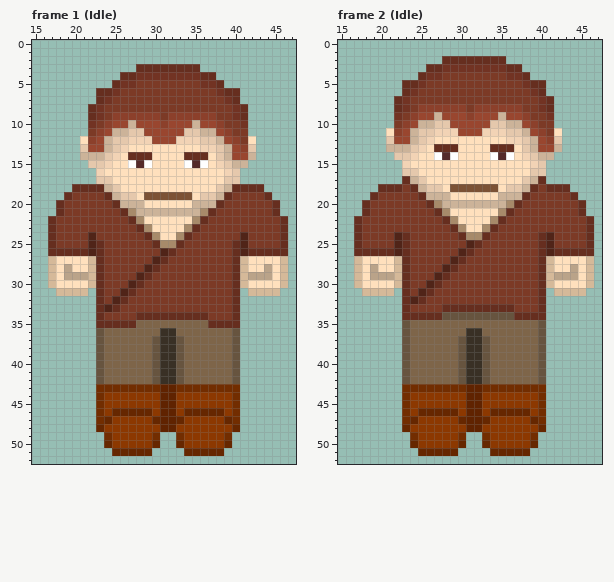
Edited in one commit: pixel-art file (Assets/Resources/Sprites/Aesprite/character_front.aseprite). The first picture shows the starting point.
64x64 pixels, 22 frames. Colours within 5 levels of each other are drawn and written as one. Shown: frame 1 (Idle): x 15..47, y 0..52; frame 2 (Idle): x 15..47, y 0..52. The commit also changed other frames, which this record leaves out.
New version:
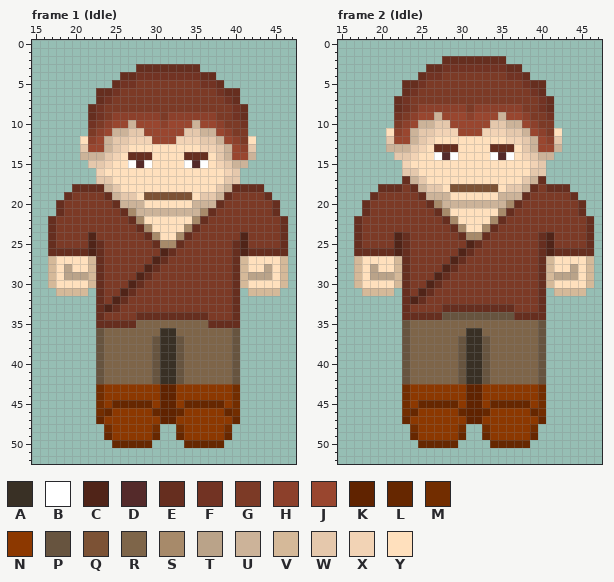
Palette (. is transparent): A #393025  B #ffffff  C #502418  D #542a2a  E #662e1f  F #723323  G #7c3a26  H #8c402b  J #99462f  K #602300  L #662700  M #722d00  N #8c3800  P #67543f  Q #7c5235  R #7e6549  S #a78a6a  T #baa389  U #ccb399  V #d5b999  W #e5c8ac  X #f2d3b5  Y #ffe0bd
Changes in this commit:
--- frame 1 (Idle), layers "Left_Foot", "Right_Foot"
@@ x 21..42 @@
 42 ..PRRRRRRPAAPRRRRRRP..
-43 ..MMMMMMMMKKMMMMMMMM..
+43 ..MNNNNNNNKKNNNNNNNM..
 44 ..MNNNNNNNKKNNNNNNNM..
-45 ..MNNNNNNNKKNNNNNNNM..
-46 ..MNLLLLLNKKNLLLLLNM..
-47 ..MLNNNNNLKKLNNNNNLM..
-48 ..LNNNNNNNKKNNNNNNNL..
-49 ...MNNNNNM..MNNNNNM...
-50 ...LNNNNNL..LNNNNNL...
-51 ....LLLLL....LLLLL....
+45 ..MNLLLLLNKKNLLLLLNM..
+46 ..MLNNNNNLKKLNNNNNLM..
+47 ..LNNNNNNNKKNNNNNNNL..
+48 ...MNNNNNM..MNNNNNM...
+49 ...LNNNNNL..LNNNNNL...
+50 ....LLLLL....LLLLL....
+51 ......................
 52 ......................
--- frame 2 (Idle), layers "Left_Foot", "Right_Foot": the same change as frame 1 (Idle)
Pixel boxes of the changes (left, top, right, bottom) in both pictures:
changed: (96, 384, 240, 456)
changed: (402, 384, 546, 456)
